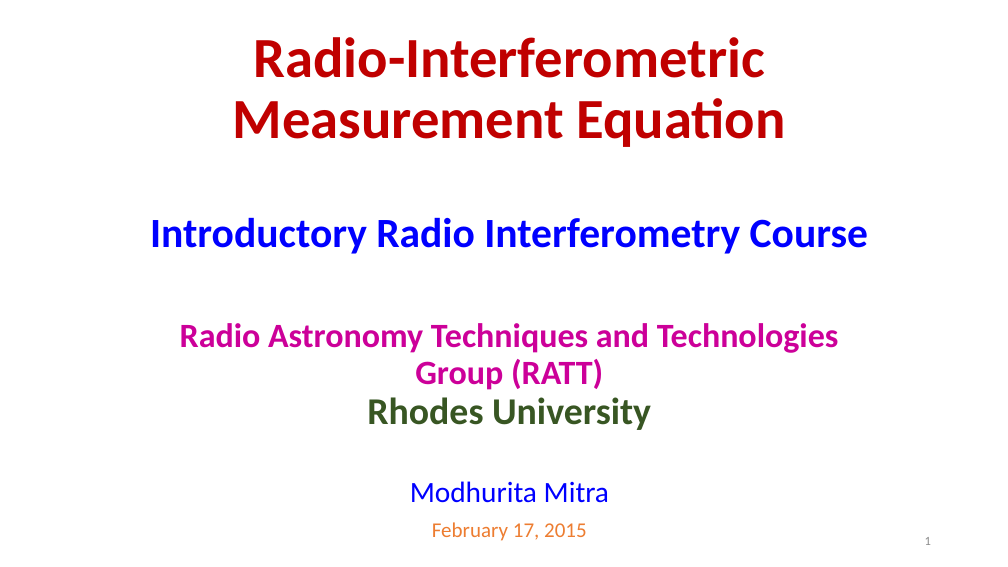
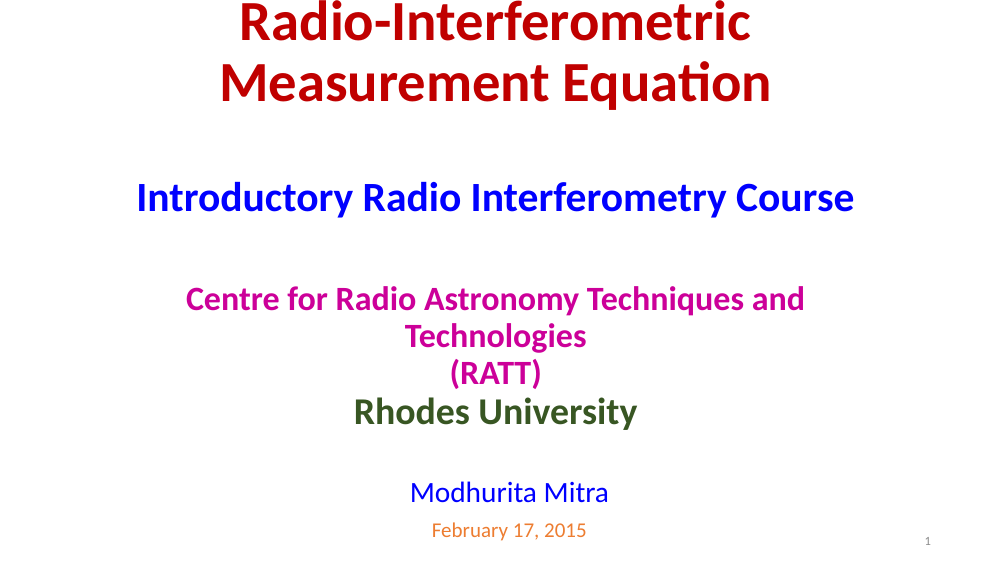
Before and after one commit to ratt-ru/ratt-interferometry-course, a slide deck: slide 1 of lectures/calibration/RIME.pptx. Drawn at 1008x567 pixels with LibreOffice and Linux fonts; fonts in the diff are those of the drawing. Boxes give left, top, right and bottom in pixels: in the first picture for what was removed or moved away, otherwise in the second. Text is boxed around its words. In the diff, an @@ line names an element or a change of style, - is before the commit and + after.

```diff
--- a/lectures/calibration/RIME.pptx
+++ b/lectures/calibration/RIME.pptx
@@ title at [136, 0, 854, 430]: text changed @@
-Radio-Interferometric Measurement Equation
-Introductory Radio Interferometry Course
-Radio Astronomy Techniques and Technologies Group (RATT)
-Rhodes University
+Radio-Interferometric Measurement Equation
+Introductory Radio Interferometry Course
+Centre for Radio Astronomy Techniques and Technologies
+(RATT)
+Rhodes University
```
Also in this commit, not shown: 2 other slides changed, 4 slides added, 1 other file.
